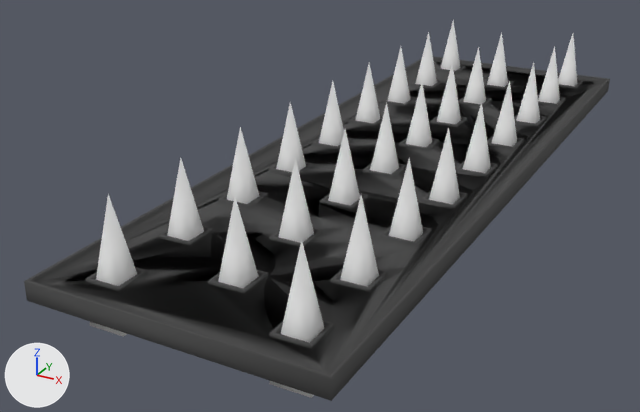
Renders of the OBJ model src/models/Trampas/Pinchos/Pinchos.obj from each side of a commit.
Camera for both pictures: a 50 mm lens placed at (7.84, -18.08, 7.56), pointed at (-1.31, -1.43, -0.76). Lighting does not change. The marker at lower left points along +X, +Y and +Z. Where no turn or scale is listed for an object, it has been applied to the vertices.

In view in the first picture: 'CajaPinchos', 'Pyramid038', 'Pyramid040', 'Pyramid041', 'Pyramid042', 'Pyramid043', 'Pyramid044', 'Pyramid045', 'Pyramid050', 'Pyramid051', 'Pyramid052', 'Pyramid053'.
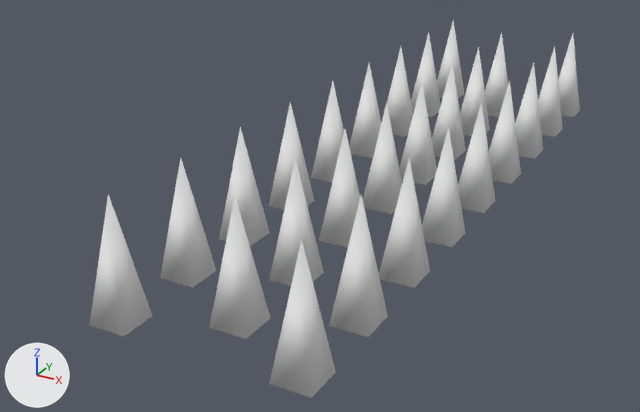
The newer file is also turned or shifted as a whole; pictures and numbers use the older file's frame.

Diff of the bpy script that builds the scene:
```diff
--- a/src/models/Trampas/Pinchos/Pinchos.obj.py
+++ b/src/models/Trampas/Pinchos/Pinchos.obj.py
@@ ob_cajapinchos @@
-ob_cajapinchos = bpy.data.objects.new('CajaPinchos', me_cajapinchos)
-ob_cajapinchos.location = (0.0, 0.0, 0.0)
```

Pixel boxes [x1, y1, x2, y2] of what changed, in the pictures (640 x 412 px):
'CajaPinchos', deleted (black)
    before: [24, 56, 610, 401]
